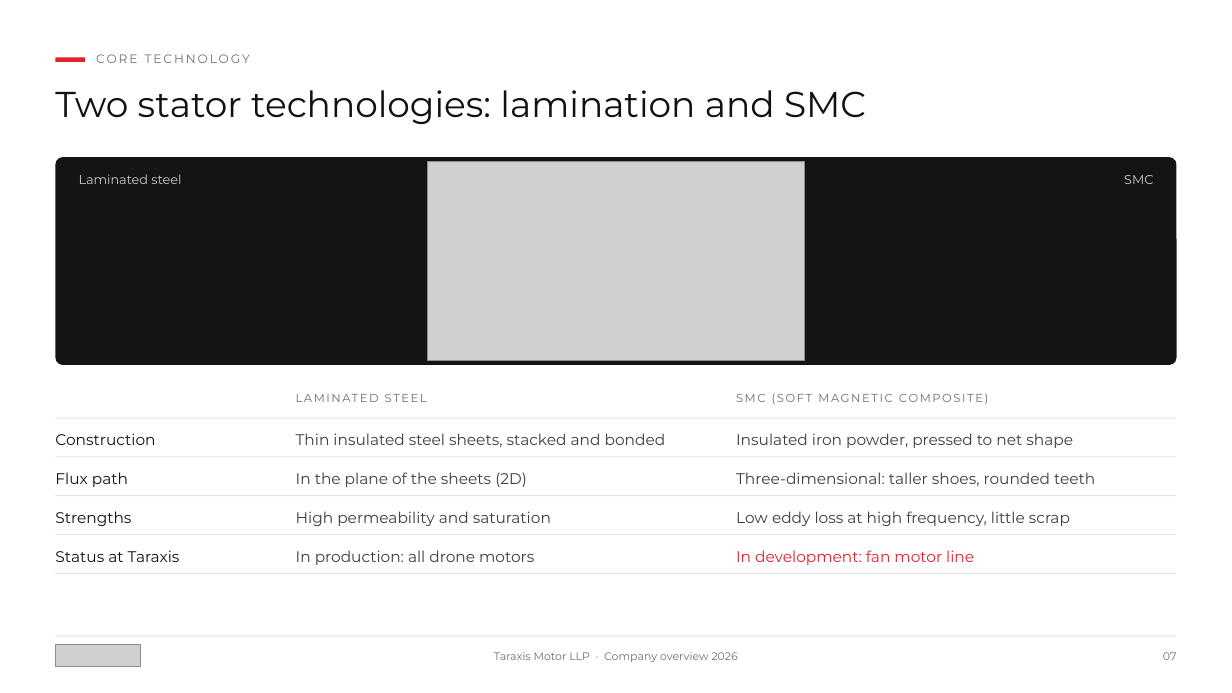
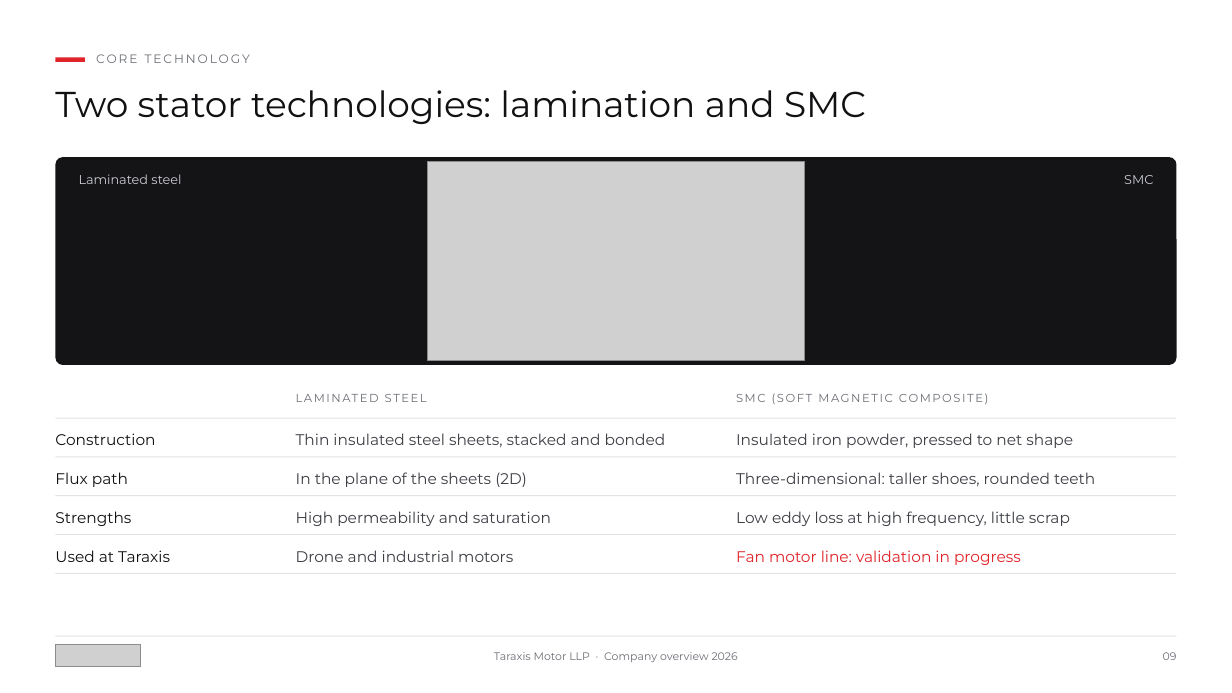
Before and after one commit to siddharthsu/siddharthsu, a slide deck: slide 9 of Taraxis_Presentation/Taraxis_Motor_Corporate.pptx (slide 7 before the commit). Drawn at 1232x693 pixels with LibreOffice and Linux fonts; fonts in the diff are those of the drawing; grey boxes stand for pictures. Boxes give left, top, right and bottom in pixels: in the first picture for what was removed or moved away, otherwise in the second. Text is boxed around its words. In the diff, an @@ line names an element or a change of style, - is before the commit and + after.

```diff
--- a/Taraxis_Presentation/Taraxis_Motor_Corporate.pptx
+++ b/Taraxis_Presentation/Taraxis_Motor_Corporate.pptx
@@ text at <box>55,550,170,562</box>: text changed @@
-Status at Taraxis
+Used at Taraxis
@@ text at <box>296,550,513,562</box>: text changed @@
-In production: all drone motors
+Drone and industrial motors
@@ text at <box>736,550,1021,565</box>: text changed @@
-In development: fan motor line
+Fan motor line: validation in progress
@@ text at <box>1163,652,1177,660</box>: text changed @@
-07
+09
```
Also in this commit, not shown: 11 other slides changed, 4 slides added, 2 slides removed, 2 other files.
